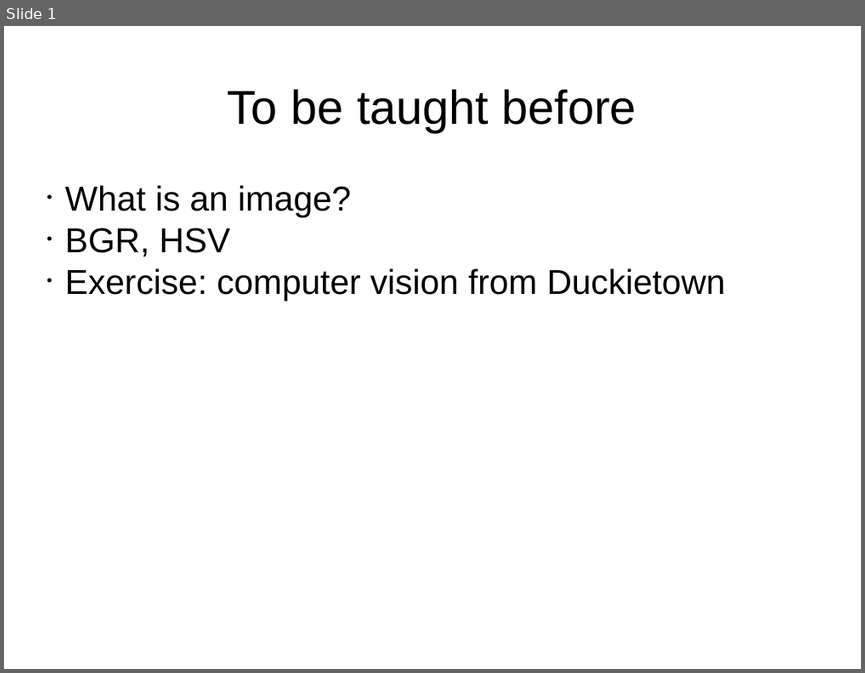
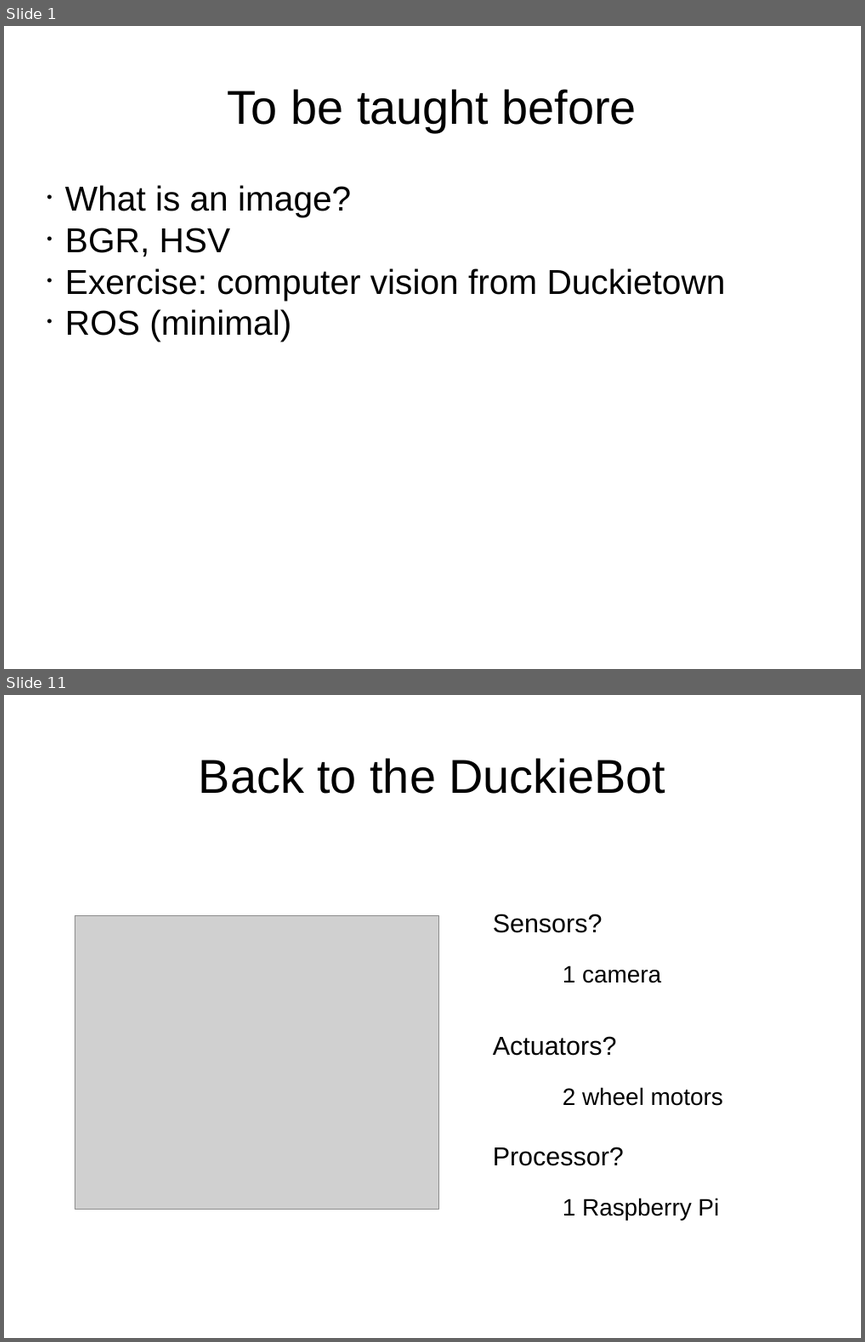
Before and after one commit to maivincent/MISE_presentations, a slide deck: Prerequisites.odp. Shown one above the other, each under a label of ours: slide 1 before the commit, slides 1 and 11 after it; the slides between them are not shown. The pictures are 865x673 and 865x1342 pixels, drawn with LibreOffice and Linux fonts; fonts in the diff are those of the drawing; grey boxes stand for pictures. Boxes give left, top, right and bottom in pixels: in the first picture for what was removed or moved away, otherwise in the second. Text is boxed around its words. In the diff, an @@ line names an element or a change of style, - is before the commit and + after.

```diff
--- a/Prerequisites.odp
+++ b/Prerequisites.odp
@@ slide 11 added at <box>4,695,861,1338</box>, background #FFFFFF @@
@@ title added at <box>199,758,665,794</box>, 44 pt, text #000000 @@
+Back to the DuckieBot
@@ picture added at <box>75,915,438,1209</box> @@
@@ text added at <box>493,913,602,933</box>, 24 pt, text #000000 @@
+Sensors?
@@ text added at <box>562,965,661,983</box>, 22 pt, text #000000 @@
+1 camera
@@ text added at <box>493,1036,617,1055</box>, 24 pt, text #000000 @@
+Actuators?
@@ text added at <box>562,1087,723,1106</box>, 22 pt, text #000000 @@
+2 wheel motors
@@ text added at <box>493,1146,624,1166</box>, 24 pt, text #000000 @@
+Processor?
@@ text added at <box>562,1197,719,1219</box>, 22 pt, text #000000 @@
+1 Raspberry Pi
@@ slide 1 changed as well @@
@@ subtitle at <box>65,309,291,341</box>: paragraph added @@
+• ROS (minimal)
```
Also in this commit, not shown: 10 other slides added, 26 other files.
